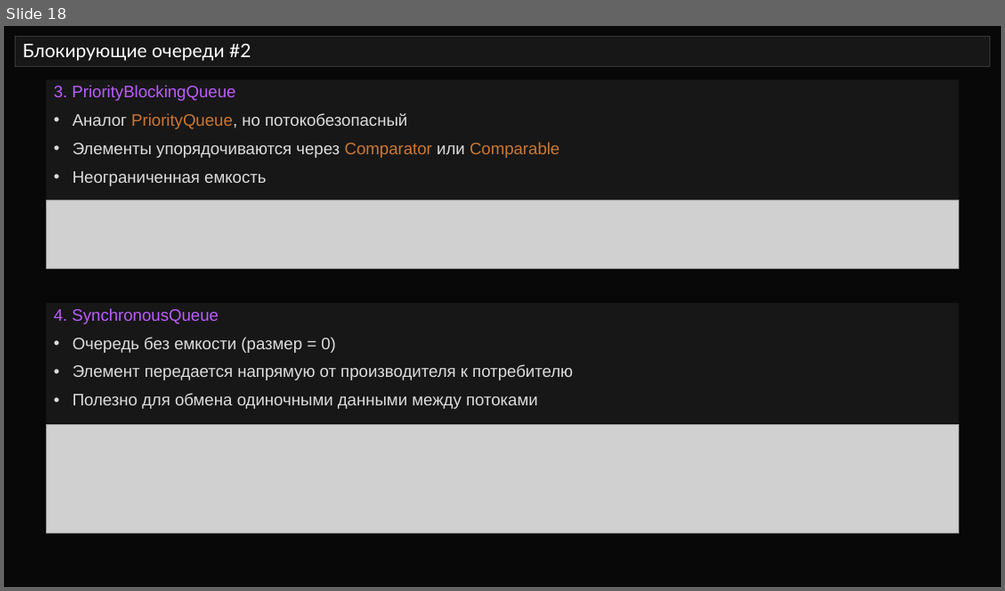
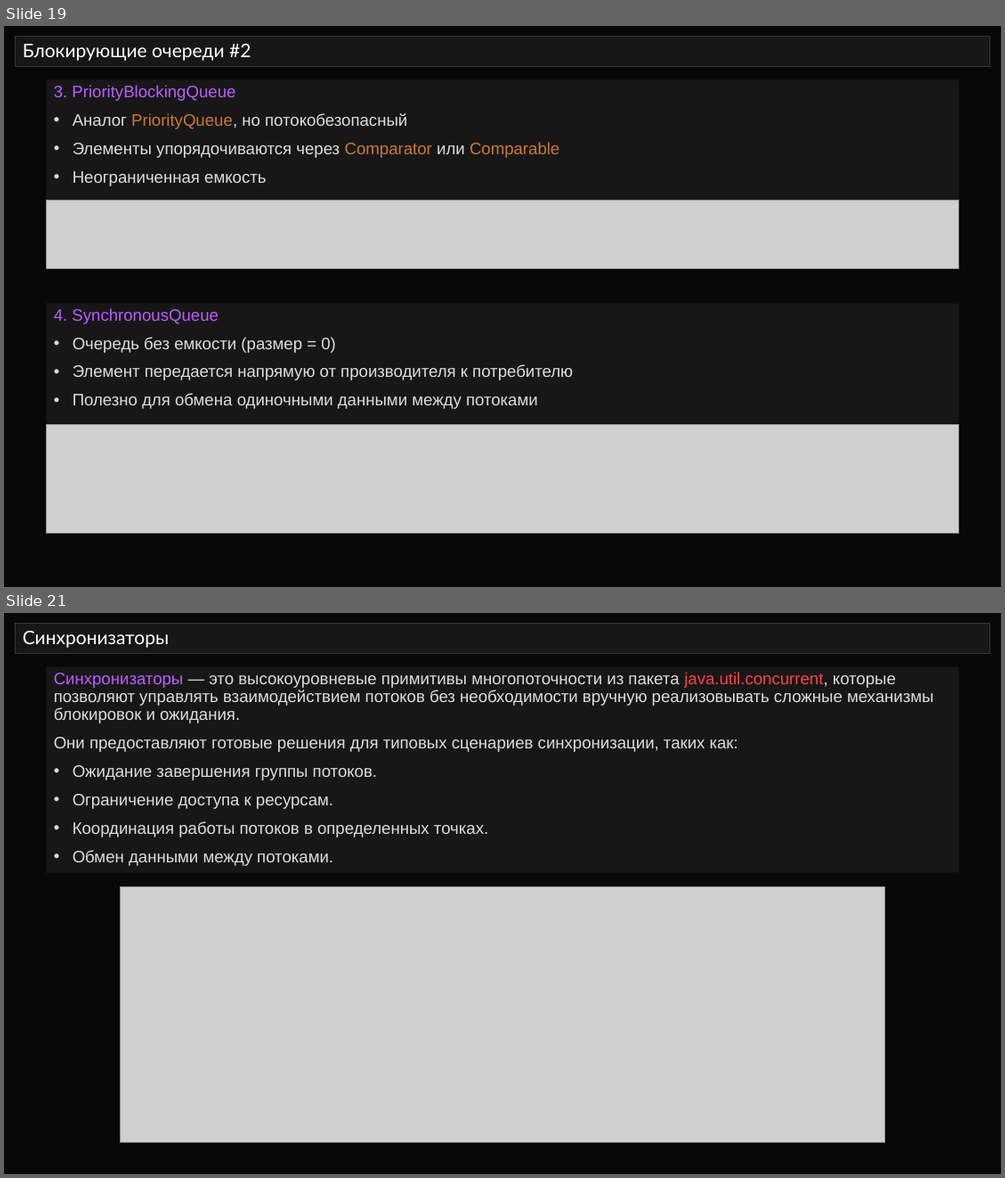
Before and after one commit to semusv/SIB_Concurrent, a slide deck: Concurrent_v1.pptx. Shown one above the other, each under a label of ours: slide 18 before the commit, slides 19 and 21 after it; the slides between them are not shown. The pictures are 1005x591 and 1005x1178 pixels, drawn with LibreOffice and Linux fonts; fonts in the diff are those of the drawing; grey boxes stand for pictures. Boxes give left, top, right and bottom in pixels: in the first picture for what was removed or moved away, otherwise in the second. Text is boxed around its words. In the diff, an @@ line names an element or a change of style, - is before the commit and + after.

Commit message:
очереди + начал синхронизаторы

```diff
--- a/Concurrent_v1.pptx
+++ b/Concurrent_v1.pptx
@@ slide 21 added at box(4, 613, 1001, 1174), background #080808 @@
@@ title added at box(16, 624, 990, 653), fill #171717, outline #373737 0.75 pt, 18 pt, text #FFFFFF @@
+Синхронизаторы
@@ rectangle added at box(46, 666, 958, 873), fill #171717, 16 pt, text #DDDDDD @@
+Синхронизаторы — это высокоуровневые примитивы многопоточности из пакета java.util.concurrent, которые позволяют управлять взаимодействием потоков без необходимости вручную реализовывать сложные механизмы блокировок и ожидания.
+Они предоставляют готовые решения для типовых сценариев синхронизации, таких как:
+• Ожидание завершения группы потоков.
+• Ограничение доступа к ресурсам.
+• Координация работы потоков в определенных точках.
+• Обмен данными между потоками.
@@ picture added at box(120, 887, 885, 1143) @@
@@ what was slide 18 is now slide 19 @@
```
Also in this commit, not shown: 2 slides changed, 6 other slides added, 33 slides removed, 6 other files.
